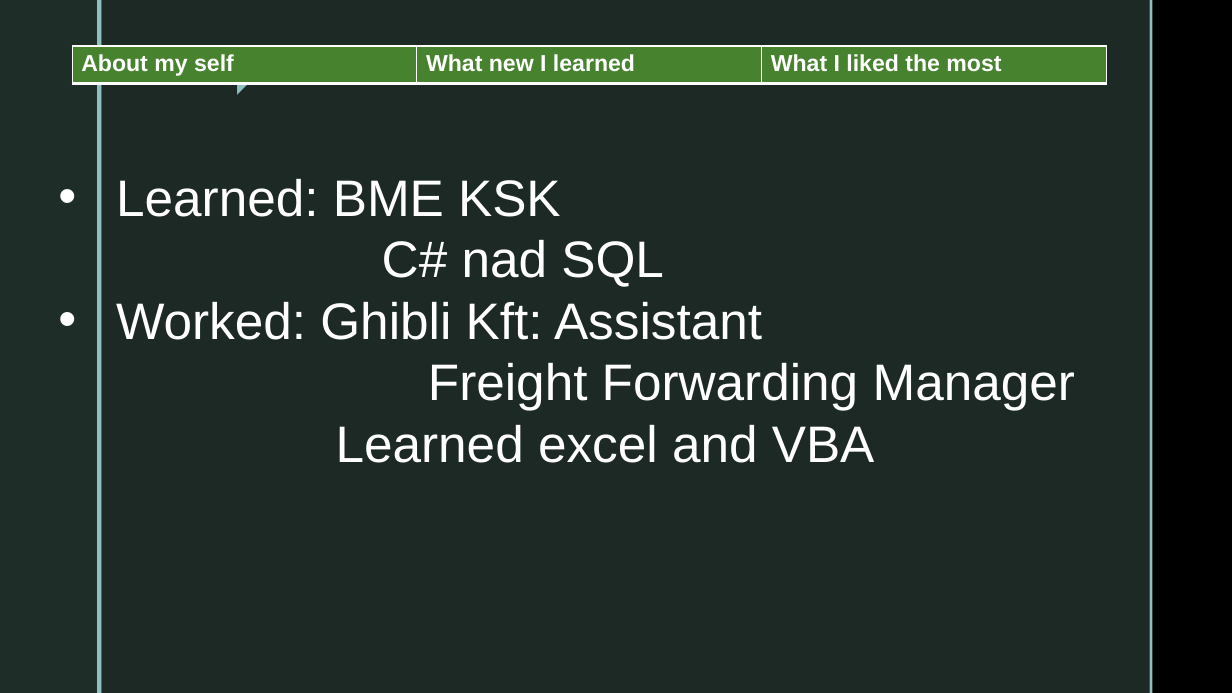
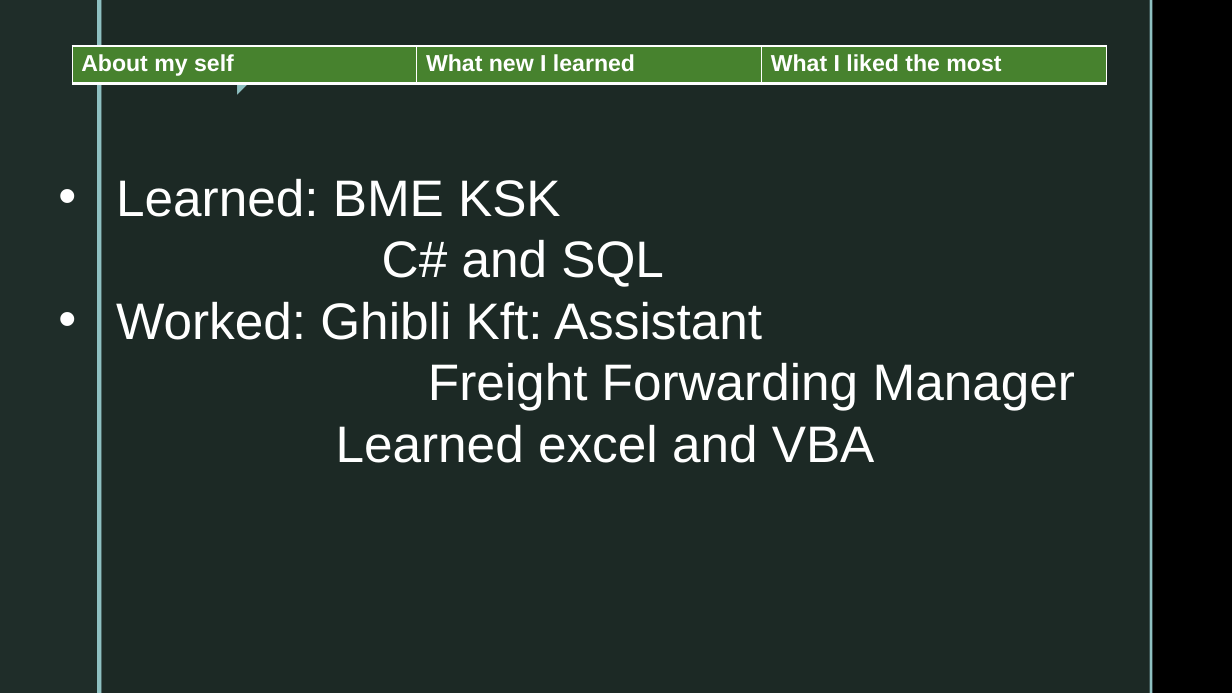
Before and after one commit to green-fox-academy/Eszkis, a slide deck: slide 2 of Week-03/Demo2.pptx. Drawn at 1232x693 pixels with LibreOffice and Linux fonts; fonts in the diff are those of the drawing; background and template pictures are left out. Boxes give left, top, right and bottom in pixels: in the first picture for what was removed or moved away, otherwise in the second. Text is boxed around its words. In the diff, an @@ line names an element or a change of style, - is before the commit and + after.

```diff
--- a/Week-03/Demo2.pptx
+++ b/Week-03/Demo2.pptx
@@ text at (x1=382, y1=239, x2=664, y2=287): text changed @@
-  C# nad SQL
+  C# and SQL
```
Also in this commit, not shown: 1 other slide changed, 3 other files.
